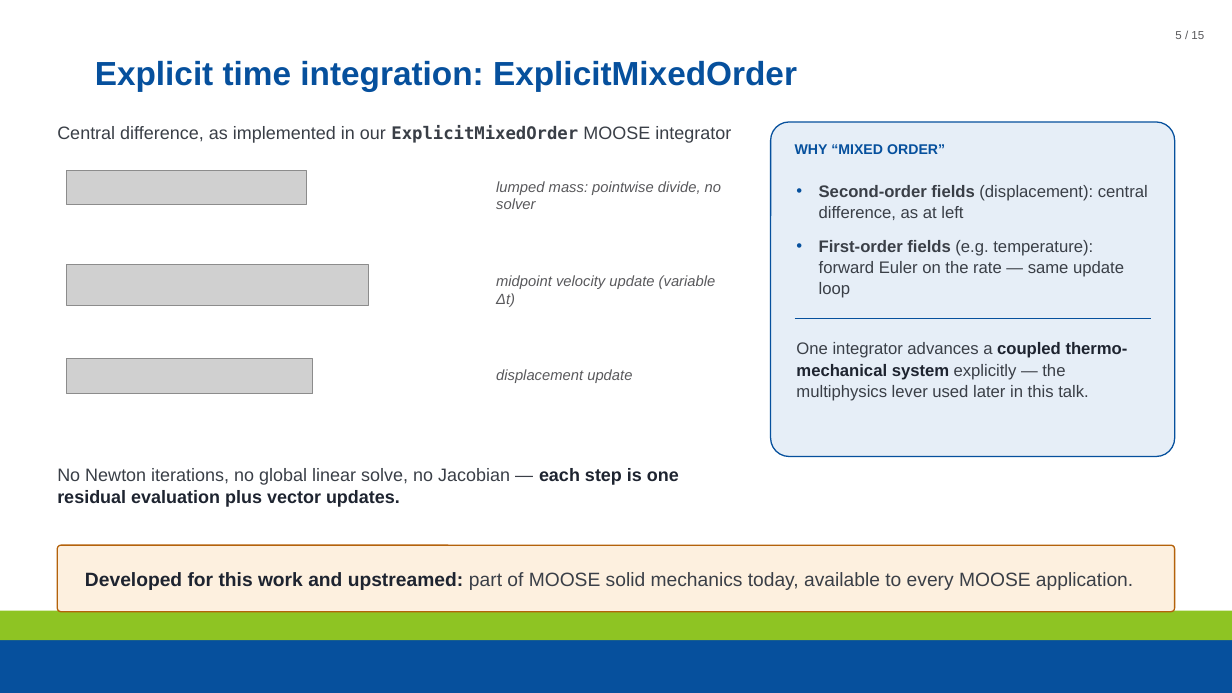
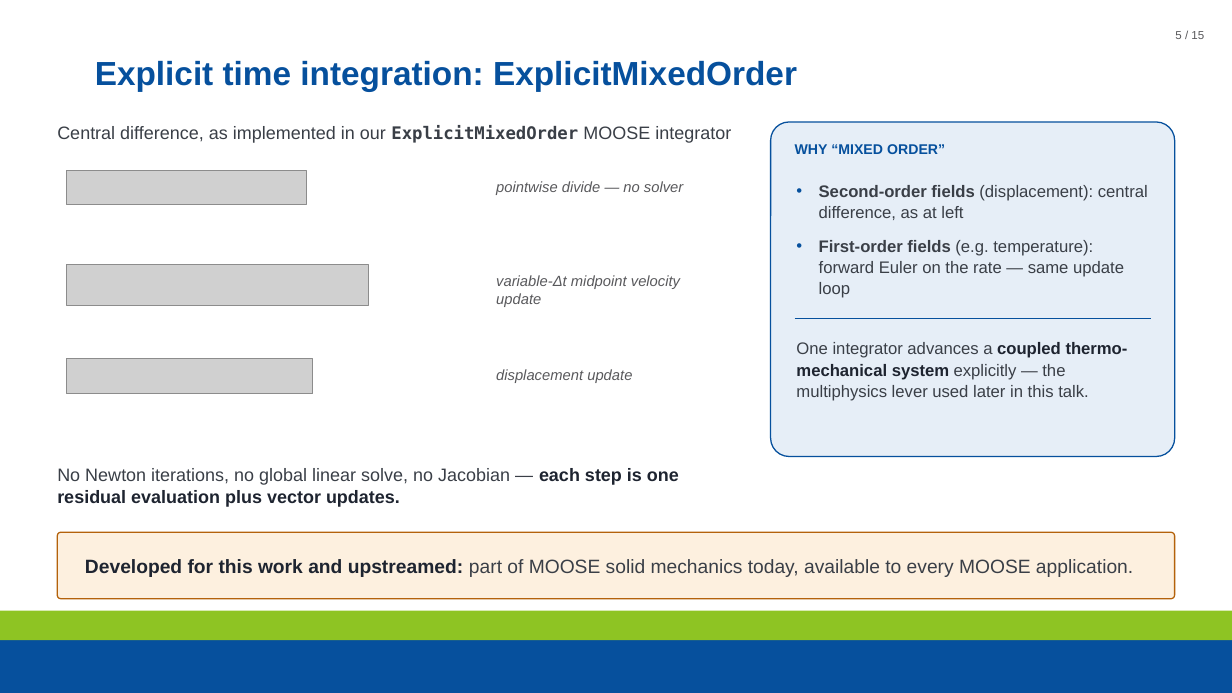
Before and after one commit to maxnezdyur/marlin, a slide deck: slide 5 of examples/impact/slide_assets/WCCM_NEML2_explicit_dynamics_v2.pptx. Drawn at 1232x693 pixels with LibreOffice and Linux fonts; fonts in the diff are those of the drawing; grey boxes stand for pictures; background and template pictures are left out. Boxes give left, top, right and bottom in pixels: in the first picture for what was removed or moved away, otherwise in the second. Text is boxed around its words. In the diff, an @@ line names an element or a change of style, - is before the commit and + after.

```diff
--- a/examples/impact/slide_assets/WCCM_NEML2_explicit_dynamics_v2.pptx
+++ b/examples/impact/slide_assets/WCCM_NEML2_explicit_dynamics_v2.pptx
@@ text at <box>496,181,683,195</box>: text changed @@
-lumped mass: pointwise divide, no solver
+pointwise divide — no solver
@@ text at <box>496,275,680,307</box>: text changed @@
-midpoint velocity update (variable Δt)
+variable-Δt midpoint velocity update
@@ rounded rectangle: place and size @@
-rounded rectangle at <box>57,545,1175,612</box>
+rounded rectangle at <box>57,532,1175,599</box>
@@ text "Developed for this work and ...": place and size @@
-text "Developed for this work and ..." at <box>85,572,1133,590</box>
+text "Developed for this work and ..." at <box>85,559,1133,577</box>
```
Also in this commit, not shown: 14 other slides changed, 2 other files.
